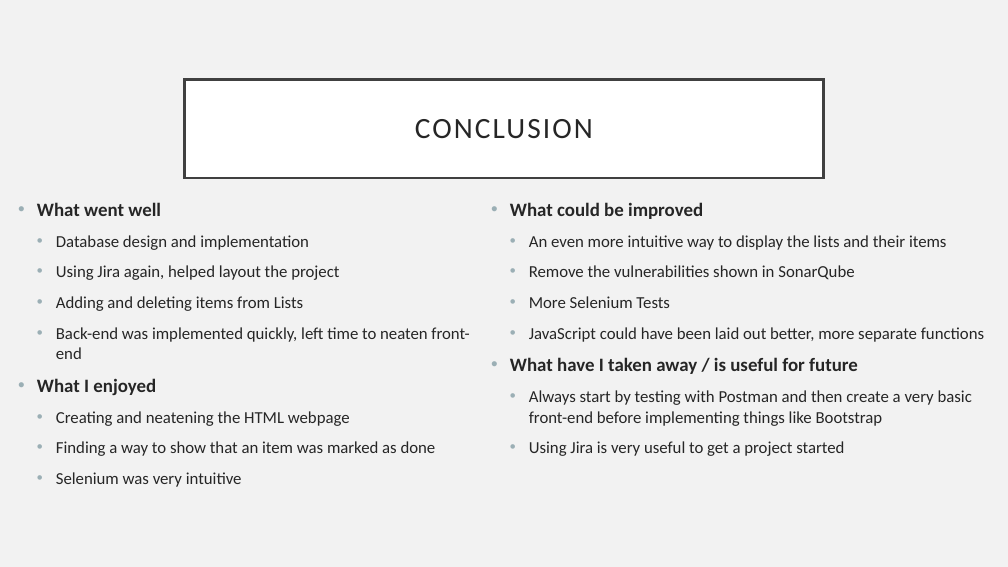
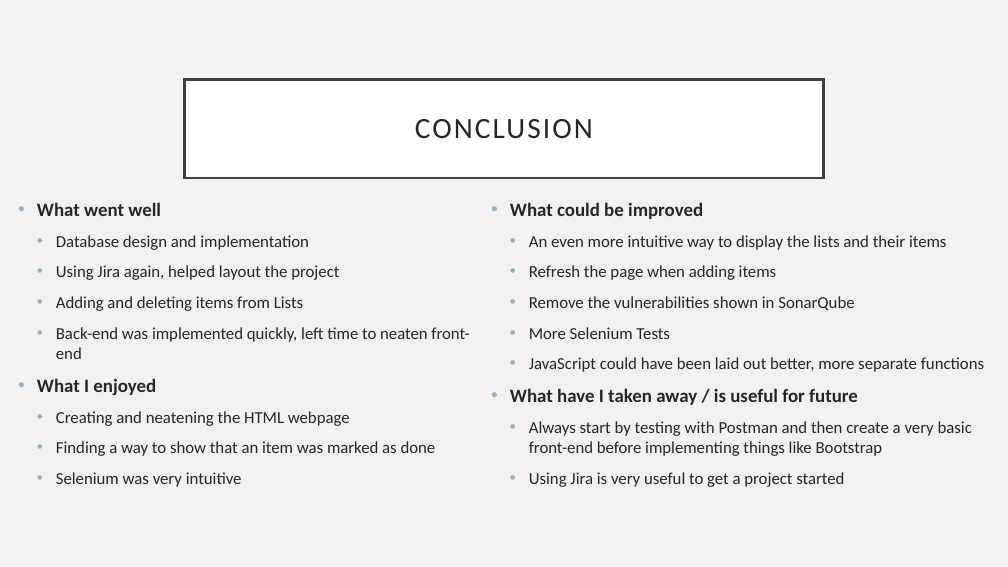
Before and after one commit to harryfrescoQA/ToDoListProject, a slide deck: slide 16 of Project Presentation.pptx. Drawn at 1008x567 pixels with LibreOffice and Linux fonts; fonts in the diff are those of the drawing. Boxes give left, top, right and bottom in pixels: in the first picture for what was removed or moved away, otherwise in the second. Text is boxed around its words. In the diff, an @@ line names an element or a change of style, - is before the commit and + after.

```diff
--- a/Project Presentation.pptx
+++ b/Project Presentation.pptx
@@ text at (529, 265, 777, 280): paragraph added @@
+  • Refresh the page when adding items
```
Also in this commit, not shown: 3 other slides changed, 1 other file.
